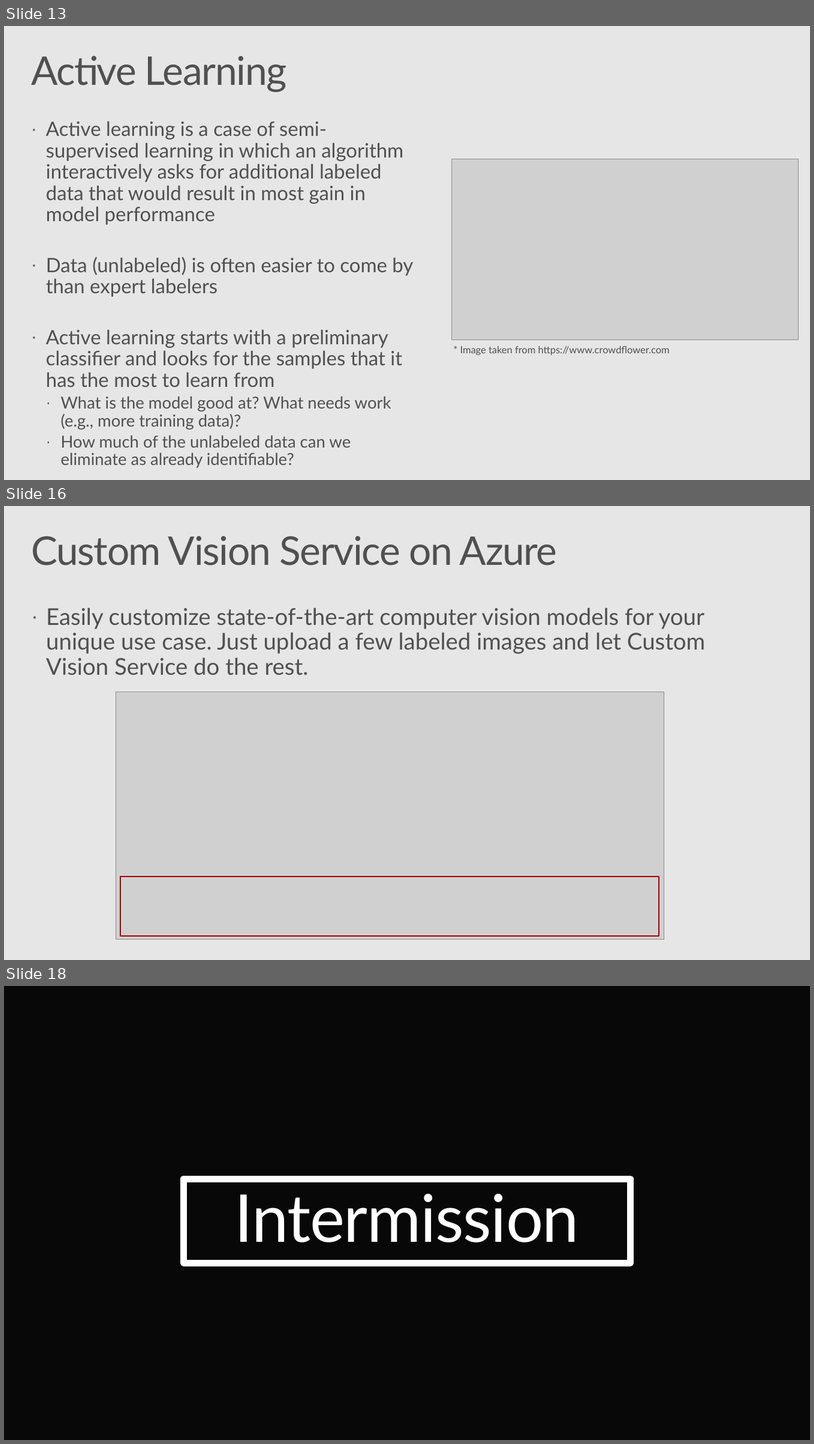
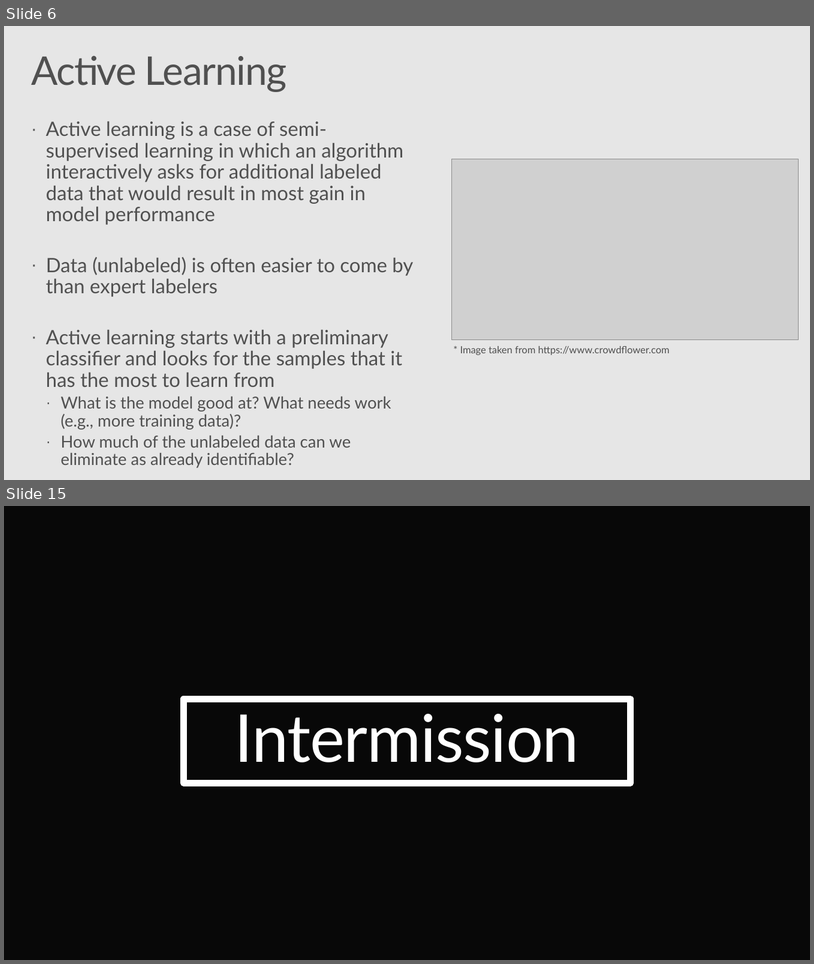
Before and after one commit to Azure/Strata2018, a slide deck: active_learning_workshop.pptx. Shown one above the other, each under a label of ours: slides 13, 16 and 18 before the commit, slides 6 and 15 after it; the slides between them are not shown. The pictures are 814x1444 and 814x964 pixels, drawn with LibreOffice and Linux fonts; fonts in the diff are those of the drawing; grey boxes stand for pictures; background and template pictures are left out. Boxes give left, top, right and bottom in pixels: in the first picture for what was removed or moved away, otherwise in the second. Text is boxed around its words. In the diff, an @@ line names an element or a change of style, - is before the commit and + after.

```diff
--- a/active_learning_workshop.pptx
+++ b/active_learning_workshop.pptx
@@ slide 16 removed at <box>4,506,810,960</box>, background #E6E6E6 @@
@@ title removed at <box>31,536,558,565</box> @@
-Custom Vision Service on Azure
@@ text removed at <box>46,607,705,675</box> @@
-· Easily customize state-of-the-art computer vision models for your unique use case. Just upload a few labeled images and let Custom Vision Service do the rest.
@@ picture removed at <box>116,691,664,939</box> @@
@@ rectangle removed at <box>121,876,659,935</box> @@
@@ what was slide 13 is now slide 6 @@
@@ what was slide 18 is now slide 15 @@
```
Also in this commit, not shown: 7 slides changed, 2 slides added, 5 other slides removed.
